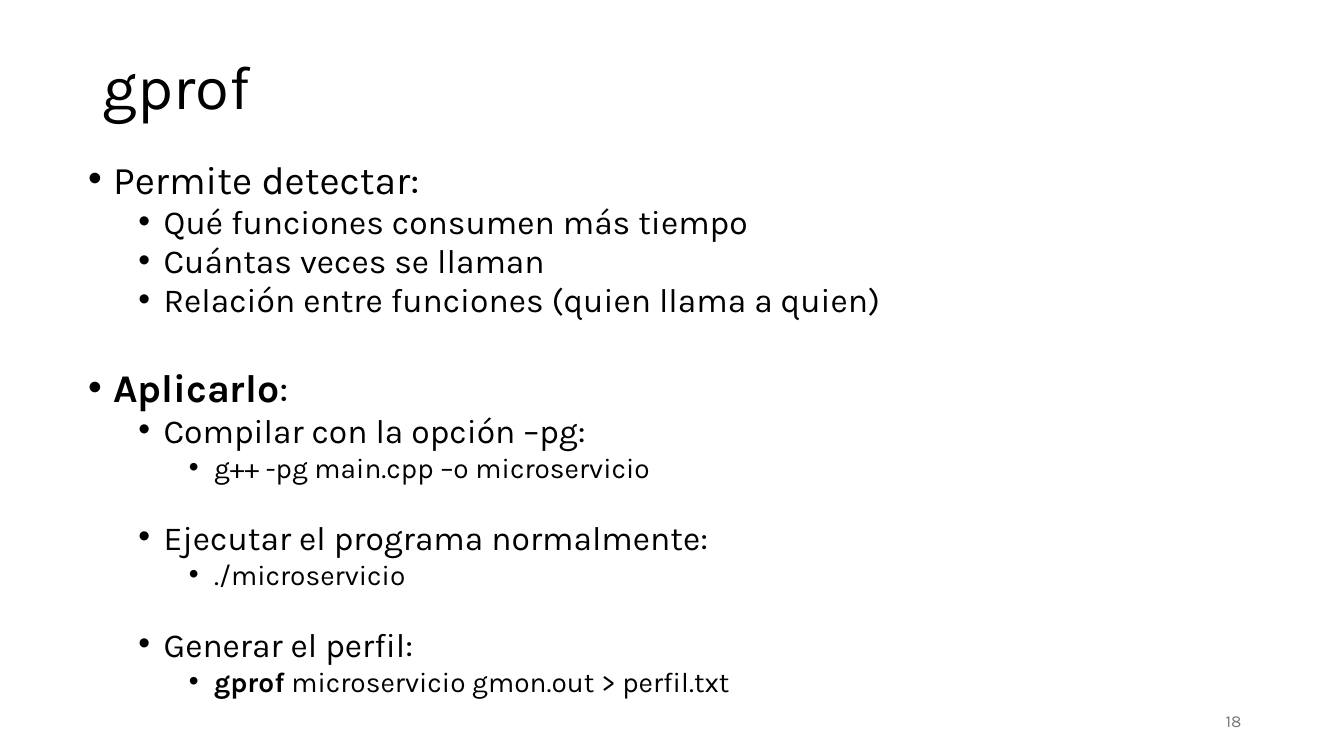
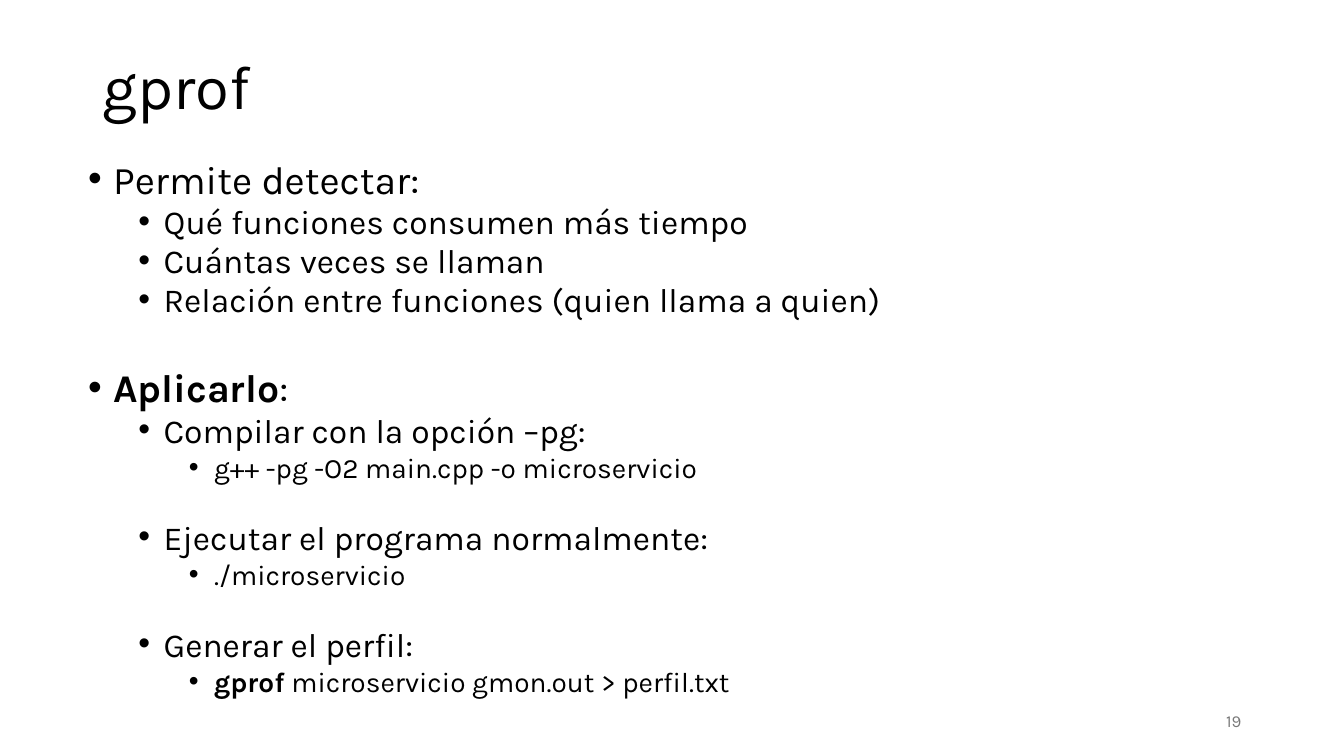
Before and after one commit to aldebarran22/CURSO_CPP_SERVICIOS_30H, a slide deck: slide 19 of doc/5_Optimizacion_Gestion_Recursos_Microservicios_C++.pptx (slide 18 before the commit). Drawn at 1344x756 pixels with LibreOffice and Linux fonts; fonts in the diff are those of the drawing. Boxes give left, top, right and bottom in pixels: in the first picture for what was removed or moved away, otherwise in the second. Text is boxed around its words. In the diff, an @@ line names an element or a change of style, - is before the commit and + after.

```diff
--- a/doc/5_Optimizacion_Gestion_Recursos_Microservicios_C++.pptx
+++ b/doc/5_Optimizacion_Gestion_Recursos_Microservicios_C++.pptx
@@ text at (214, 458, 697, 485): text changed @@
-    • g++ -pg main.cpp –o microservicio
+    • g++ -pg -O2 main.cpp -o microservicio
@@ page number at (1226, 716, 1241, 727): text changed @@
-18
+19
```
Also in this commit, not shown: 5 other slides changed, 2 slides added, 1 slide removed.
